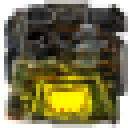
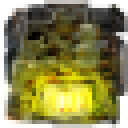
Layer changes from the first 128 x 128 image to the second:
moved "Group 1" (2nd of 3, in "lvl2") into group "lvl2" over (8, 4, 120, 124)
moved "Layer 2" (2nd of 3, in "lvl2") into group "lvl2" over (8, 4, 120, 124)
moved "Layer 0" (2nd of 3, in "lvl2") into group "lvl2" over (8, 4, 120, 124)
added group "lvl3" with 8 layers over (8, 4, 120, 124)
added layer "Layer 3" (addition) in group "lvl3" over (36, 80, 96, 124)
added group "Group 1" (3rd of 3, in "lvl3") with 4 layers in group "lvl3" over (8, 4, 120, 124)
added layer "Layer 1 copy 2" (overlay) in group "Group 1" over (8, 4, 120, 124)
added layer "Layer 1 copy" (3rd of 3, in "lvl3" › "Group 1") (overlay) in group "Group 1" over (8, 4, 120, 124)
added layer "Layer 1" (3rd of 3, in "lvl3" › "Group 1") (overlay) in group "Group 1" over (8, 4, 120, 124)
added layer "Layer 2" (3rd of 3, in "lvl3") in group "lvl3" over (8, 4, 120, 124)
added layer "Layer 0" (3rd of 3, in "lvl3") in group "lvl3" over (8, 4, 120, 124)
